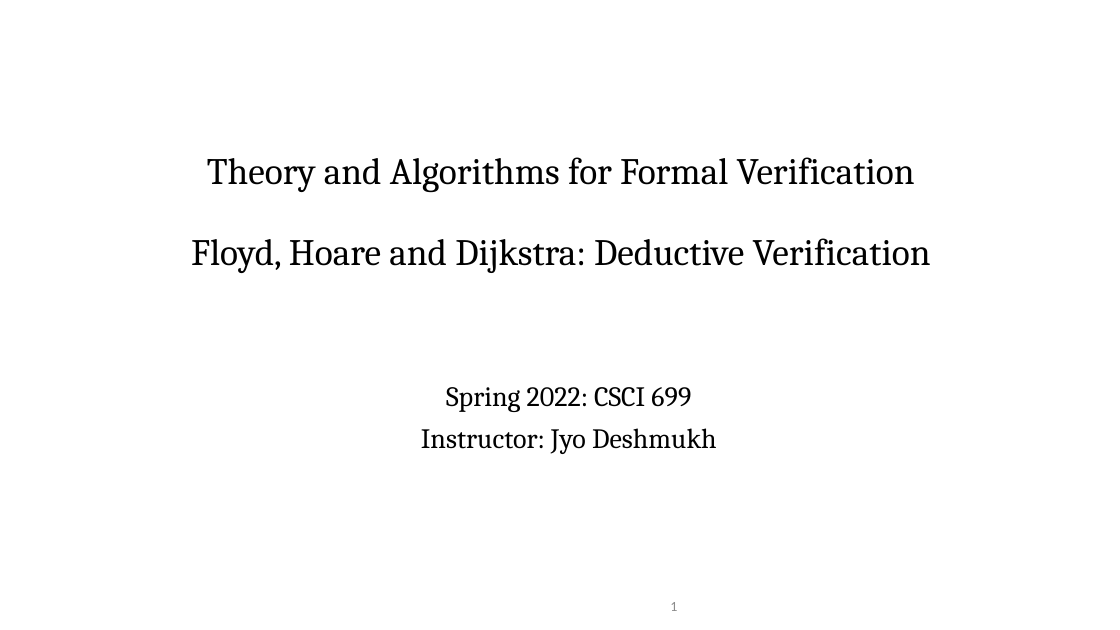
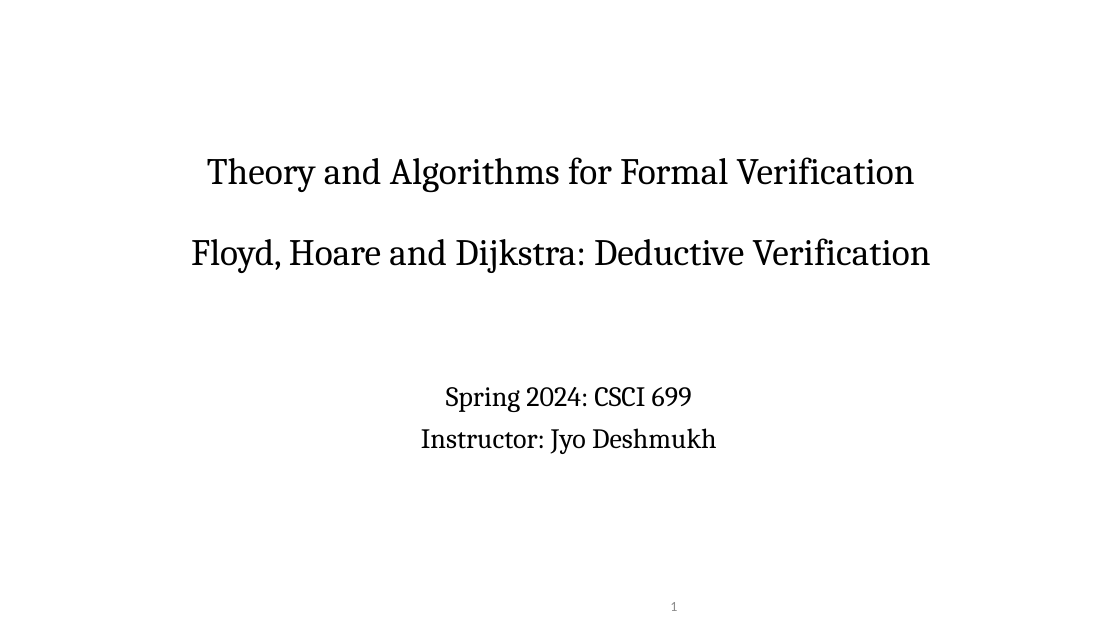
Before and after one commit to jdeshmukh/jdeshmukh.github.io, a slide deck: slide 1 of teaching/fvTheorySlides/FloydHoareDijkstra.pptx. Drawn at 1120x630 pixels with LibreOffice and Linux fonts; fonts in the diff are those of the drawing; background and template pictures are left out. Boxes give left, top, right and bottom in pixels: in the first picture for what was removed or moved away, otherwise in the second. Text is boxed around its words. In the diff, an @@ line names an element or a change of style, - is before the commit and + after.

```diff
--- a/teaching/fvTheorySlides/FloydHoareDijkstra.pptx
+++ b/teaching/fvTheorySlides/FloydHoareDijkstra.pptx
@@ subtitle at [446,387,692,412]: text changed @@
-Spring 2022: CSCI 699
+Spring 2024: CSCI 699
```
Also in this commit, not shown: 10 other slides changed, 1 slide added, 2 other files.
